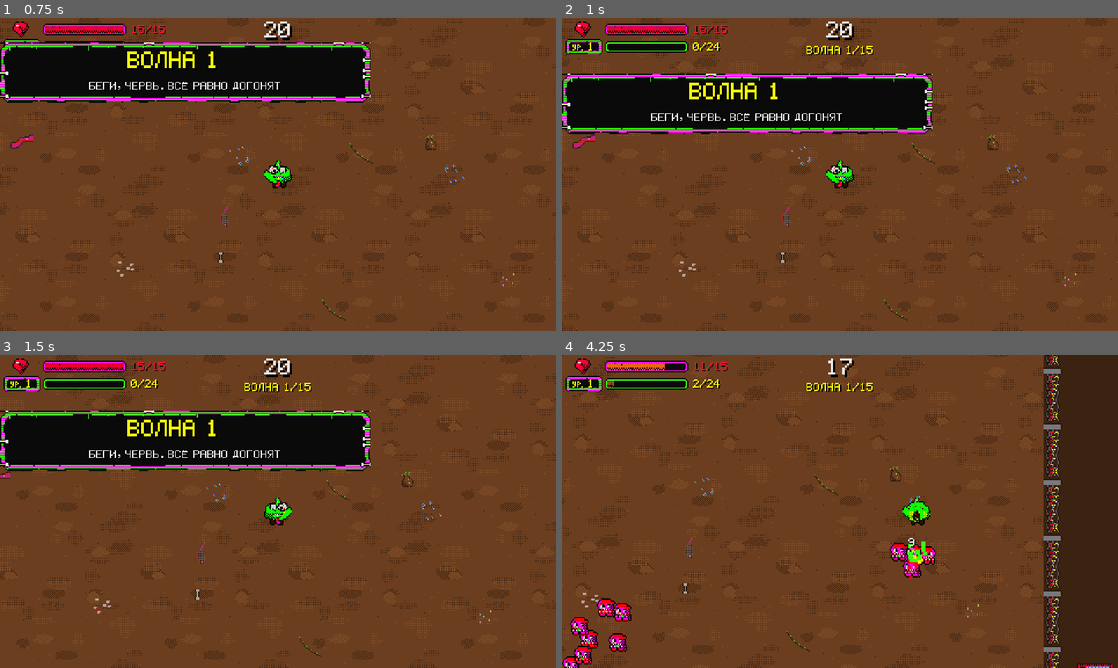
Above: before the commit, frames 1-4 (two rows, left to right).
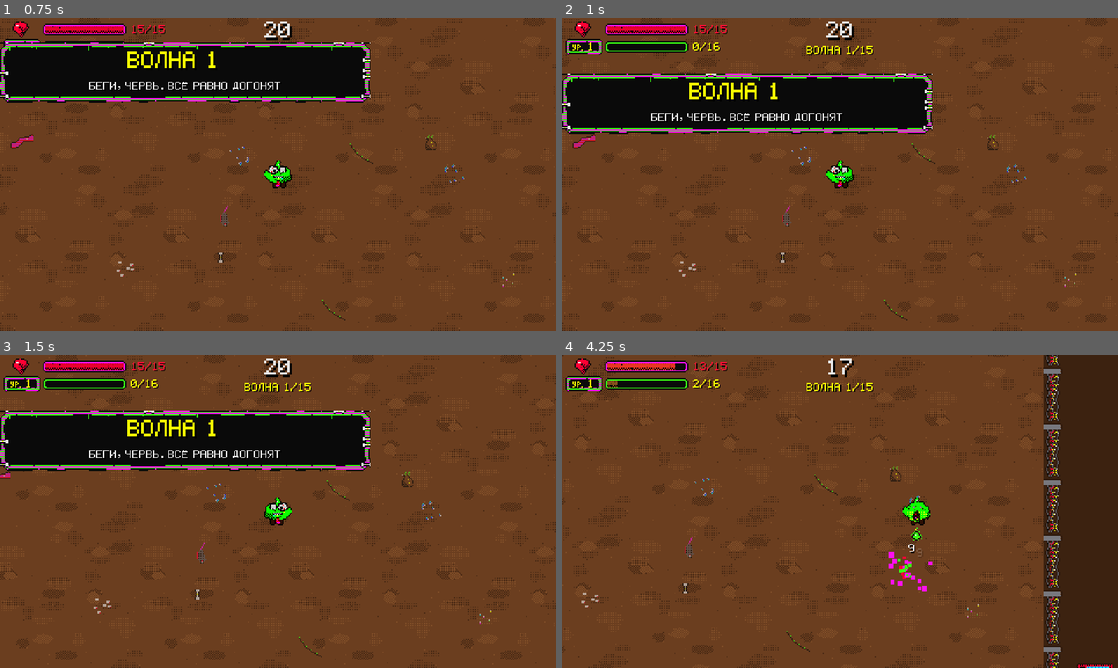
Above: after the commit, the same moments.

Repository: Gepackstuck/Stinky_Dumpster_Survivors
Game: Godot game, scene res://scenes/levels/main.tscn
Two runs of this game, one before a commit and one after it. Both use one fixed random seed, a clock stepped at 60 frames per second and the inputs below.
Inputs (mouse positions are in pixels of both pictures, inside the frame that each line leads up to):
- Up to frame 1 (0.75 s): click "1" at 0.5 s
- Up to frame 2 (1 s): no input
- Up to frame 3 (1.5 s): tap Enter (ui_accept) at 1.25 s; move the mouse to (400, 495) at 1.27 s; hold D (move_right) from 1.28 s (still down)
- Up to frame 4 (4.25 s): tap Enter (ui_accept) at 1.52, 2.27, 3.77 s; move the mouse to (728, 527) at 2.02 s; release D (move_right) at 2.03 s; hold S (move_down) 2.03-2.78 s; move the mouse to (895, 442) at 2.77 s; hold D (move_right) 2.78-3.53 s; move the mouse to (812, 574) at 3.52 s; hold W (move_up) from 3.53 s (still down)

Frame 1 is identical in both runs. In frame 2, less than 0.1% of the frame differs, in the area x 26-29%, y 7-11%; in frame 3, less than 0.1%; in frame 4, 2.1%, in the area x 0-68%, y 2-100%.

Commit message:
balance: мало врагов на 1-й волне как в Brotato, потолок 100, первый уровень 16 XP
Co-Authored-By: Claude Sonnet 5.5 <noreply@anthropic.com>
Claude-Session: https://claude.ai/code/session_01GvQcLtpmeq9xDjqGAM3qCT

Diff:
--- a/scripts/autoload/balance.gd
+++ b/scripts/autoload/balance.gd
@@ -31,12 +31,12 @@
 const WAVE_DURATION_STEP_SEC: float = 10.0
 const WAVE_DURATION_MAX_SEC: float = 150.0
 const WAVE_DURATION_FINAL_SEC: float = 180.0      # последняя волна (боссы)
-const WAVE_GROUP_INTERVAL_START_SEC: float = 2.6      # интервал между группами на 1-й волне
-const WAVE_GROUP_INTERVAL_END_SEC: float = 1.6        # на последней
-const MAX_ALIVE_ENEMIES: int = 160                    # потолок врагов на карте (производительность)
-const WAVE_GROUPS_BASE: int = 9                   # групп врагов за волну = BASE + номер волны
-const WAVE_GROUP_SIZE_BASE: int = 5               # размер группы = BASE + волна/4 (±1)
-const WAVE_GROUP_SIZE_WAVES_PER_STEP: int = 2
+const WAVE_ENEMIES_BASE: int = 10                    # врагов за 1-ю волну (в Brotato их на старте совсем немного)
+const WAVE_ENEMIES_PER_WAVE: int = 12                 # + столько врагов за каждую следующую волну (≈190 к последней)
+const MAX_ALIVE_ENEMIES: int = 100                    # потолок врагов на карте — как в Brotato
+const WAVE_MIN_GROUPS: int = 3                       # минимум групп за волну
+const WAVE_GROUP_SIZE_BASE: int = 2               # размер группы = BASE + (волна-1)/STEP (±1, +1)
+const WAVE_GROUP_SIZE_WAVES_PER_STEP: int = 3
 const WAVE_FIRST_GROUP_SEC: float = 0.5
 const WAVE_SPAWN_END_FRACTION: float = 0.85       # последняя группа не позже 85% времени волны
 const SPAWN_MARKER_SEC: float = 1.0               # красный крест за секунду до появления
@@ -119,7 +119,7 @@
 const MAX_ENEMIES_ON_SCREEN: int = 500  # CONVENTIONS.md
 
 # --- XP / уровни ---
-const XP_LEVEL_FACTOR: float = 1.5      # XP до следующего уровня = FACTOR * (уровень + 3)^2 (как в Brotato, масштаб под наши дропы)
+const XP_LEVEL_FACTOR: float = 1.0      # XP до следующего уровня = FACTOR * (уровень + 3)^2 (как в Brotato, масштаб под наши дропы)
 const LEVEL_UP_CHOICES: int = 3
 
 # --- Враги: hp, damage, speed, xp, coins (GDD) ---
--- a/scripts/systems/wave_rules.gd
+++ b/scripts/systems/wave_rules.gd
@@ -10,10 +10,11 @@
 	return minf(Balance.WAVE_DURATION_FIRST_SEC + (wave - 1) * Balance.WAVE_DURATION_STEP_SEC, Balance.WAVE_DURATION_MAX_SEC)
 
 
+## Сколько групп за волну: общее число врагов (BASE + PER_WAVE × (волна−1)) делим на средний размер группы.
 static func group_count(wave: int, kind: StringName) -> int:
-	var t: float = float(wave - 1) / float(maxi(Balance.WAVE_COUNT - 1, 1))
-	var interval: float = lerpf(Balance.WAVE_GROUP_INTERVAL_START_SEC, Balance.WAVE_GROUP_INTERVAL_END_SEC, t)
-	var count: int = maxi(roundi(duration_sec(wave) * Balance.WAVE_SPAWN_END_FRACTION / interval), Balance.WAVE_GROUPS_BASE)
+	var total: int = Balance.WAVE_ENEMIES_BASE + Balance.WAVE_ENEMIES_PER_WAVE * (maxi(wave, 1) - 1)
+	var avg_size: float = float(Balance.WAVE_GROUP_SIZE_BASE + floori(float(wave - 1) / float(Balance.WAVE_GROUP_SIZE_WAVES_PER_STEP)) + 1)
+	var count: int = maxi(roundi(float(total) / avg_size), Balance.WAVE_MIN_GROUPS)
 	if kind == &"horde":
 		count = int(count * Balance.HORDE_GROUP_MULT)
 	return count
Not shown, changed: CHANGELOG.md
Not shown, changed: docs/BROTATO_REFERENCE.md
